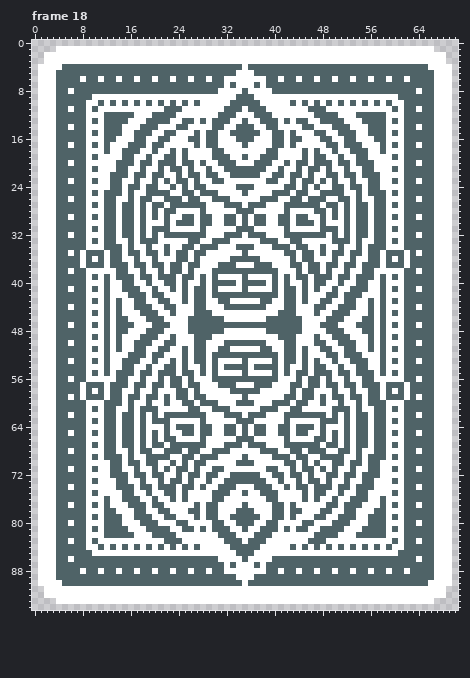
Two states of a pixel-art file, Sprites/Enhancers.ase. This is how it looked before the edit.
71x95 pixels, 35 frames. Pixels under 10% opacity are left out. Colours within 5 levels of each other are drawn and written as one. Shown: frame 18. The commit also changed other frames, which this record leaves out.
Once edited:
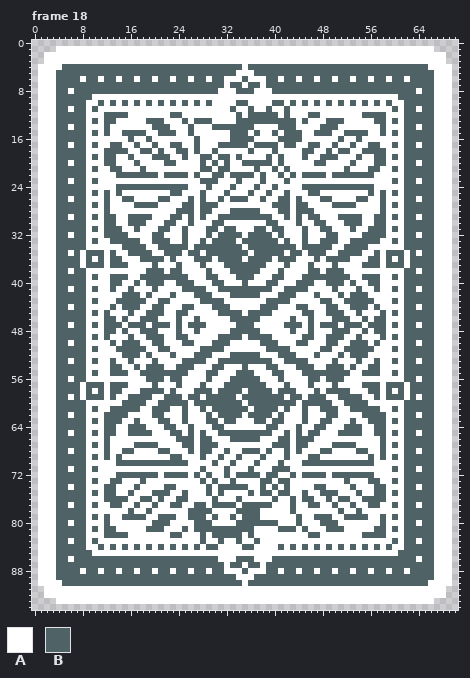
Palette (. is transparent): A #ffffff  B #4f6367
Change:
Changed rows in their new state; - is an unchanged pixel.
Frame 18, layer "Layer 1":
first column x 12:
 6 -----------------------B-----------------------
 7 ----------------------B-B----------------------
 8 ----------------------B-B----------------------
 9 ----------------------AAA----------------------
10 -----------------B---A--AA--BB-----------------
11 ----------AAA-------A-A--AAB--B---AAA----------
12 ----A---AAA-B------AAAB-B---B-B---B-AAA---A----
13 --AA------A---AB-BAAA-B-BB---B-BA---A------AA--
14 -AA---AA-BB-AAB-----BB-----AABBB-AA-BB-AA---AA-
15 -AABB--A-B----BA-AA-----A----AB-B----B-A--BBAA-
16 AA--BAAB-AA---A--AA--B------A-B-----AA-BAAB--AA
17 ABB-A-A--A-BB----AABBBB--BBB-AB---BB-A--A-A-BBA
18 -BB-AABBAB-AB--B---A----B--A------BA-BABBAA-BB-
19 BB-A---ABB-A----BBA---BA--A-AB-----A-BBA---A-BB
20 BBAAABAA-A---AA---BA-A-BB----BA-AA---A-AABAAABB
21 -B-A-----A-AA-A-B--B-AAAA-A-BAB-A-AA-A-----A-B-
22 -A--B--B-ABB-BA--A-B-----AB-A---AB-BBA-B--B--A-
23 -AA--A--A-A-AA-ABB-A--B---BAA-BA-AA-A-A--A--AA-
24 -A-B--B--BB-B--AAB---BAAAB--B-AA--B-BB--B--B-A-
25 -A--A--AAAABBAA--AA-B--AB--BAA--AABBAAAA--A--A-
26 -A-B--AA-B-AA--AB-A-ABBB---AABBA--AA-B-AA--B-A-
27 -A-AAB-B-A-AA--A-BB-AAA-AAA-BB-A--AA-A-B-BAA-A-
28 -A-AA-A-A-AABBB--B---B---B---B--BBBAA-A-A-AA-A-
29 ---A-B-BA-ABBA---A-B--B-B--B-A---ABBA-AB-B-A---
30 ---A-B-----BAA--AABBAA-A-AABBAA--AAB-----B-A---
31 --BAABA-A----B--ABB-BBAAABB-BBA--B----A-ABAAB--
32 --B-A-A--BAAA-AAAB-B-------B-BAAA-AAAB--A-A-B--
33 A-BB-BAA-BB--BAAB----B-BBB----BAAB--BB-AAB-BB-A
34 AAAB-BBA-B-BB-AB---BBB-A-BBB---BA-BB-B-ABB-BAAA
35 --A---B-A--B-AB-ABBBBBB--BBBBBA-BA-B--A-B---A--
36 -----ABB-B-BAA--BB-BB--A--BB-BB--AAB-B-BBA-----
37 -----AA--A-A--AAB--A--BBB--A--BAA--A-A--AA-----
38 --AA--ABB-----A--BAAA-----AAAB--A-----BBA--AA--
39 AB--A---B---B-A-AB----B-B----BA-A-B---B---A--BA
40 ABBAAB--BBAAB-B-A---AA--AAAB--A-B-BAABB--BAABBA
41 AB-A-A-----A--B---ABBBB-BBBBA---B--A-----A-A-BA
42 A--B--ABAA-B-A---BAAA-----AAAB---A-B-AABA--B--A
43 A--BB--------A-A-BB-A-----A-BB-A-A--------BB--A
44 ABABB-AABBAA-BBAA-BB-AAAAA-BB-AABB-AABBAA-BBABA
45 --A-B-A--B-ABB-AAA-BBBB-BBBB-AAA-BBA-B--A-B-A--
46 -BA---B--A--B-A-AAAA-BBBBB-AAAA-A-B--A--B---AB-
47 -B-A-BB-----B----AAAAA---AAAAA----B-----BB-A-B-
48 -BA---B--A--B-A-AAAA-BBBBB-AAAA-A-B--A--B---AB-
49 --A-B-A--B-ABB-AAA-BBBB-BBBB-AAA-BBA-B--A-B-A--
50 ABABB-AABBAA-BBAA-BB-AAAAA-BB-AABB-AABBAA-BBABA
51 A--BB--------A-A-BB-A-----A-BB-A-A--------BB--A
52 A--B--ABAA-B-A---BAAA-----AAAB---A-B-AABA--B--A
53 AB-A-A-----A--B---ABBBB-BBBBA---B--A-----A-A-BA
54 ABBAAB--BBAAB-B-A--BAAA--AA---A-B-BAABB--BAABBA
55 AB--A---B---B-A-AB----B-B----BA-A-B---B---A--BA
56 --AA--ABB-----A--BAAA-----AAAB--A-----BBA--AA--
57 -----AA--A-A--AAB--A--BBB--A--BAA--A-A--AA-----
58 -----ABB-B-BAA--BB-BB--A--BB-BB--AAB-B-BBA-----
59 --A---B-A--B-AB-ABBBBB--BBBBBBA-BA-B--A-B---A--
60 AAAB-BBA-B-BB-AB---BBB-A-BBB---BA-BB-B-ABB-BAAA
61 A-BB-BAA-BB--BAAB----BBB-B----BAAB--BB-AAB-BB-A
62 --B-A-A--BAAA-AAAB-B-------B-BAAA-AAAB--A-A-B--
63 --BAABA-A----B--ABB-BBAAABB-BBA--B----A-ABAAB--
64 ---A-B-----BAA--AABBAA-A-AABBAA--AAB-----B-A---
65 ---A-B-BA-ABBA---A-B--B-B--B-A---ABBA-AB-B-A---
66 -A-AA-A-A-AABBB--B---B---B---B--BBBAA-A-A-AA-A-
67 -A-AAB-B-A-AA--A-BB-AAA-AAA-BB-A--AA-A-B-BAA-A-
68 -A-B--AA-B-AA--ABBAA---BBBA-A-BA--AA-B-AA--B-A-
69 -A--A--AAAABBAA--AAB--BA--B-AA--AABBAAAA--A--A-
70 -A-B--B--BB-B--AA-B--BAAAB---BAA--B-BB--B--B-A-
71 -AA--A--A-A-AA-AB-AAB---B--A-BBA-AA-A-A--A--AA-
72 -A--B--B-ABB-BA---A-BA-----B-A--AB-BBA-B--B--A-
73 -B-A-----A-AA-A-BAB-A-AAAA-B--B-A-AA-A-----A-B-
74 BBAAABAA-A---AA-AB----BB-A-AB---AA---A-AABAAABB
75 BB-A---ABB-A-----BA-A--AB---ABB----A-BBA---A-BB
76 -BB-AABBAB-AB------A--B----A---B--BA-BABBAA-BB-
77 ABB-A-A--A-BB---BA-BBB--BBBBAA----BB-A--A-A-BBA
78 AA--BAAB-AA-----B-A------B--AA--A---AA-BAAB--AA
79 -AABB--A-B----B-BA----A-----AA-AB----B-A--BBAA-
80 -AA---AA-BB-AA-BBBAA-----BB-----BAA-BB-AA---AA-
81 --AA------A---AB-B---BB-B-AAAB-BA---A------AA--
82 ----A---AAA-B---B-B---B-BAAA------B-AAA---A----
83 ----------AAA---B--BAA--A-A-------AAA----------
84 -----------------BB--AA--A---B-----------------
85 ----------------------AAA----------------------
86 ----------------------B-B----------------------
87 ----------------------B-B----------------------
88 -----------------------B-----------------------
Pixel boxes of the changes (left, top, right, bottom) in both pictures:
changed: (104, 76, 386, 574)
